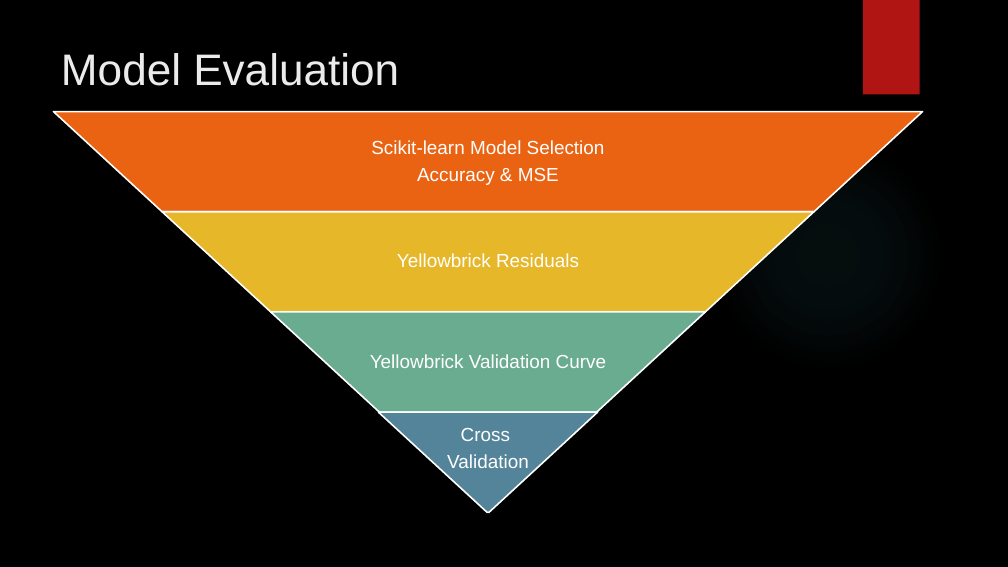
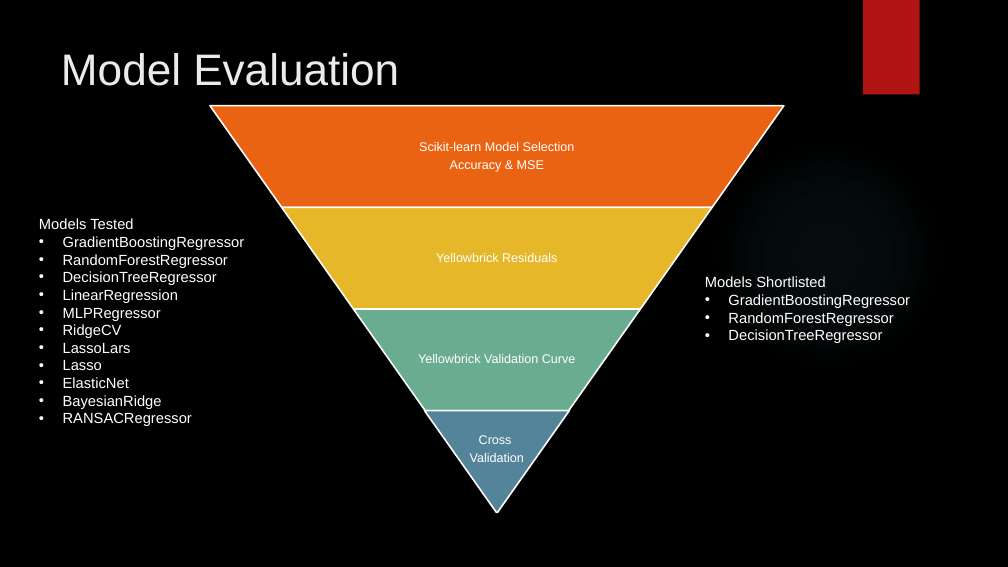
Before and after one commit to georgetown-analytics/Booksville, a slide deck: slide 13 of presentation/Booksville Presentation.pptx. Drawn at 1008x567 pixels with LibreOffice and Linux fonts; fonts in the diff are those of the drawing; background and template pictures are left out. Boxes give left, top, right and bottom in pixels: in the first picture for what was removed or moved away, otherwise in the second. Text is boxed around its words. In the diff, an @@ line names an element or a change of style, - is before the commit and + after.

Commit message:
update ppt rev 11

```diff
--- a/presentation/Booksville Presentation.pptx
+++ b/presentation/Booksville Presentation.pptx
@@ proportions changed in 4 elements at bbox=[425, 411, 569, 512], bbox=[353, 309, 640, 411], bbox=[282, 207, 712, 309], bbox=[210, 106, 784, 207] @@
@@ trapezoid: place and size @@
-trapezoid at bbox=[54, 112, 923, 212]
+trapezoid at bbox=[210, 106, 784, 207]
@@ size 18 to 12 pt; less space between paragraphs in 4 elements at bbox=[470, 435, 524, 462], bbox=[418, 354, 576, 363], bbox=[436, 253, 557, 262], bbox=[419, 142, 575, 172] @@
@@ text "Scikit-learn Model Selection": place and size @@
-text "Scikit-learn Model Selection" at bbox=[371, 140, 605, 185]
+text "Scikit-learn Model Selection" at bbox=[419, 142, 575, 172]
@@ trapezoid: place and size @@
-trapezoid at bbox=[162, 212, 814, 312]
+trapezoid at bbox=[282, 207, 712, 309]
@@ text "Yellowbrick Residuals": place and size @@
-text "Yellowbrick Residuals" at bbox=[397, 253, 579, 267]
+text "Yellowbrick Residuals" at bbox=[436, 253, 557, 262]
@@ text added at bbox=[39, 218, 245, 426], 14 pt, text #FFFFFF @@
+Models Tested
+• GradientBoostingRegressor
+• RandomForestRegressor
+• DecisionTreeRegressor
+• LinearRegression
+• MLPRegressor
+• RidgeCV
+• LassoLars
+• Lasso
+• ElasticNet
+• BayesianRidge
+• RANSACRegressor
@@ text added at bbox=[705, 276, 910, 343], 14 pt, text #FFFFFF @@
+Models Shortlisted
+• GradientBoostingRegressor
+• RandomForestRegressor
+• DecisionTreeRegressor
@@ trapezoid: place and size @@
-trapezoid at bbox=[271, 312, 706, 413]
+trapezoid at bbox=[353, 309, 640, 411]
@@ text "Yellowbrick Validation Curve": place and size @@
-text "Yellowbrick Validation Curve" at bbox=[370, 354, 606, 368]
+text "Yellowbrick Validation Curve" at bbox=[418, 354, 576, 363]
@@ text "Cross": place and size @@
-text "Cross" at bbox=[447, 428, 529, 468]
+text "Cross" at bbox=[470, 435, 524, 462]
@@ trapezoid: place and size @@
-trapezoid at bbox=[379, 412, 598, 513]
+trapezoid at bbox=[425, 411, 569, 512]
```
Also in this commit, not shown: 4 other slides changed, 5 slides added, 4 slides removed.
